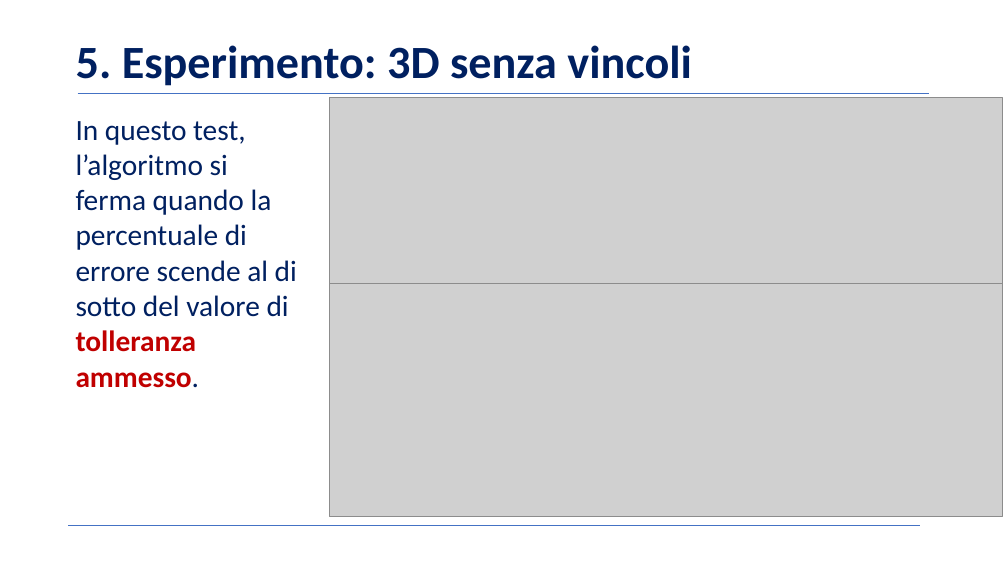
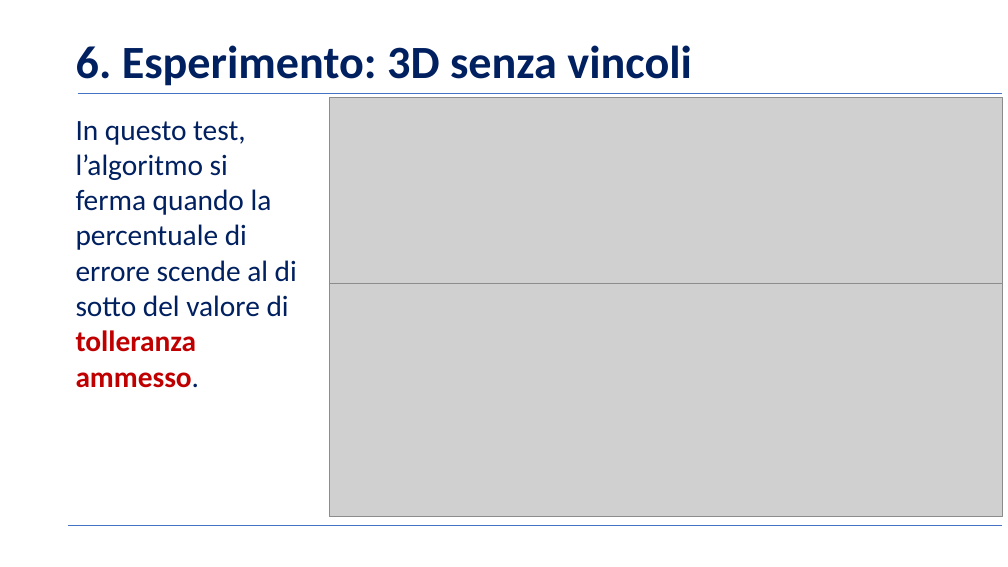
Before and after one commit to BernardoGiordano/NelderMeadMethod, a slide deck: slide 11 of writeup/Slides.pptx (slide 10 before the commit). Drawn at 1008x567 pixels with LibreOffice and Linux fonts; fonts in the diff are those of the drawing; grey boxes stand for pictures; background and template pictures are left out. Boxes give left, top, right and bottom in pixels: in the first picture for what was removed or moved away, otherwise in the second. Text is boxed around its words. In the diff, an @@ line names an element or a change of style, - is before the commit and + after.

```diff
--- a/writeup/Slides.pptx
+++ b/writeup/Slides.pptx
@@ text at (76,45,691,86): text changed @@
-5. Esperimento: 3D senza vincoli
+6. Esperimento: 3D senza vincoli
@@ line moved from (78, 94) - (929, 94) to (78, 94) - (1003, 94) @@
@@ line moved from (68, 526) - (920, 526) to (68, 526) - (1003, 526) @@
```
Also in this commit, not shown: 9 other slides changed, 3 slides added.
